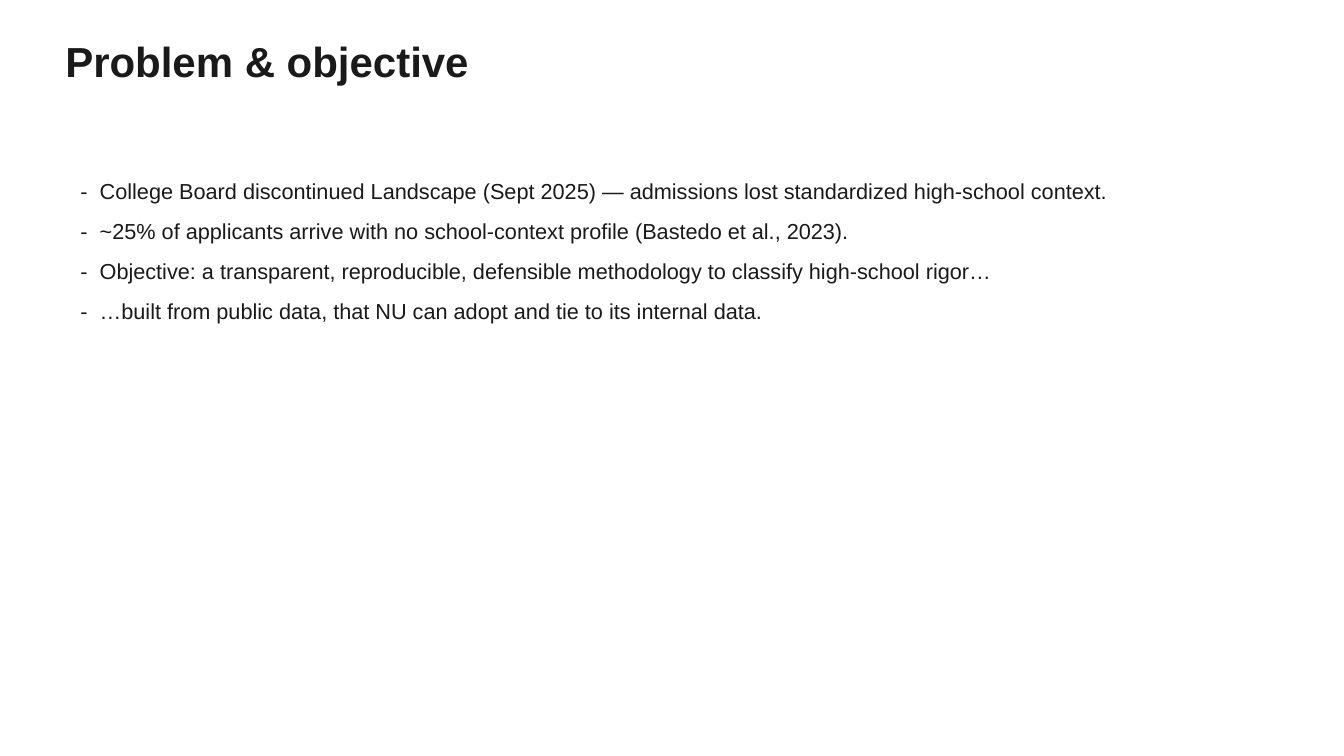
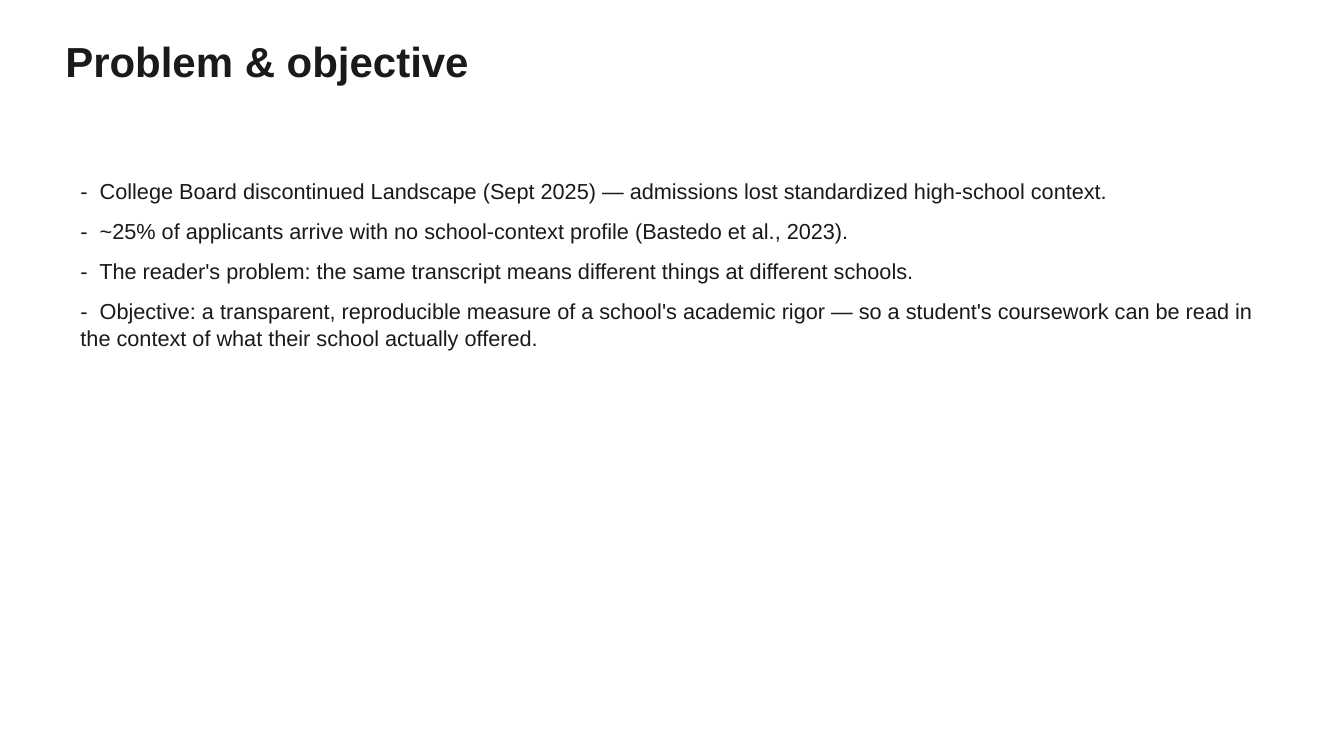
Before and after one commit to mchalekson/498-capstone, a slide deck: slide 2 of docs/MSDS_498_Midterm.pptx. Drawn at 1344x756 pixels with LibreOffice and Linux fonts; fonts in the diff are those of the drawing. Boxes give left, top, right and bottom in pixels: in the first picture for what was removed or moved away, otherwise in the second. Text is boxed around its words. In the diff, an @@ line names an element or a change of style, - is before the commit and + after.

```diff
--- a/docs/MSDS_498_Midterm.pptx
+++ b/docs/MSDS_498_Midterm.pptx
@@ text at [80,263,1252,351]: text changed @@
-- Objective: a transparent, reproducible, defensible methodology to classify high-school rigor…
-- …built from public data, that NU can adopt and tie to its internal data.
+- The reader's problem: the same transcript means different things at different schools.
+- Objective: a transparent, reproducible measure of a school's academic rigor — so a student's coursework can be read in the context of what their school actually offered.
```
Also in this commit, not shown: 7 other slides changed, 4 slides added, 1 slide removed, 7 other files.
